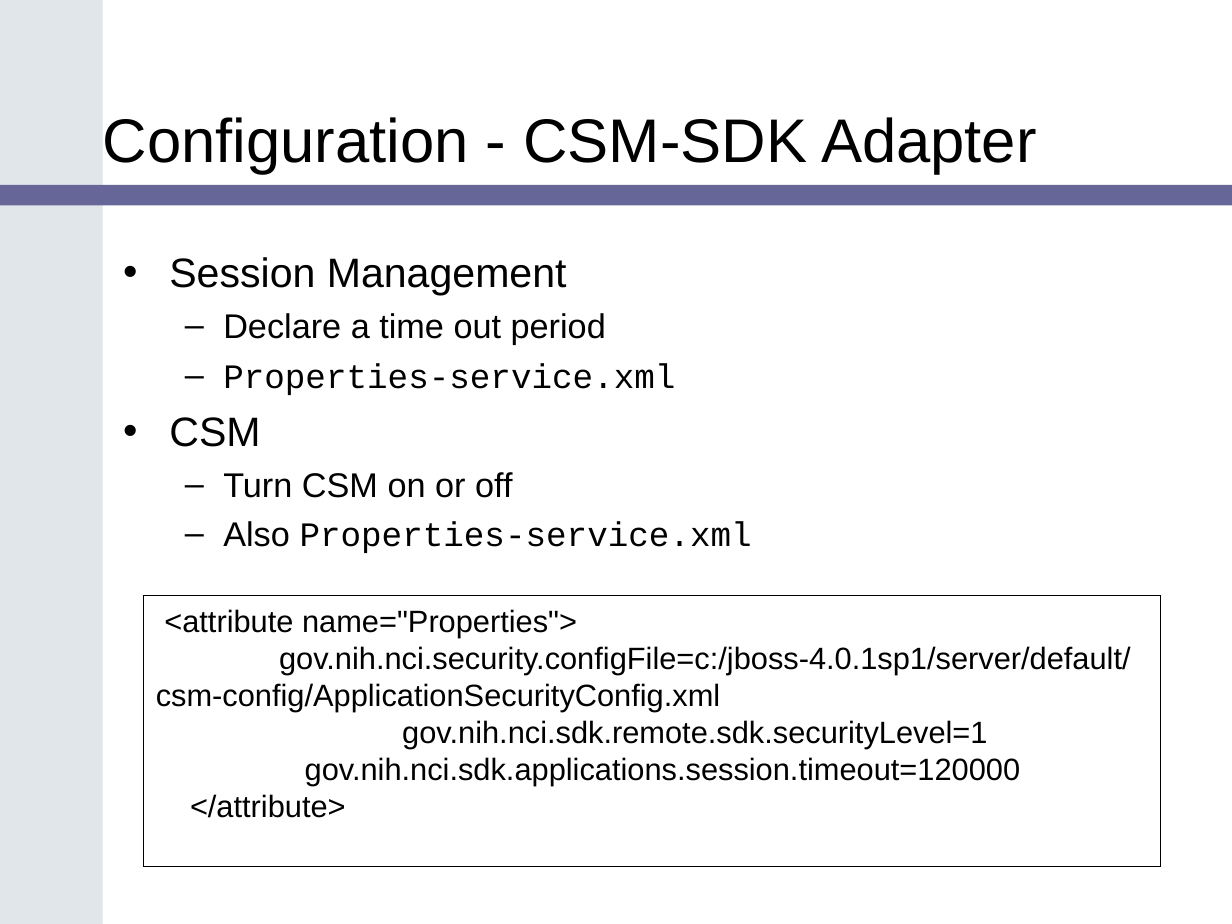
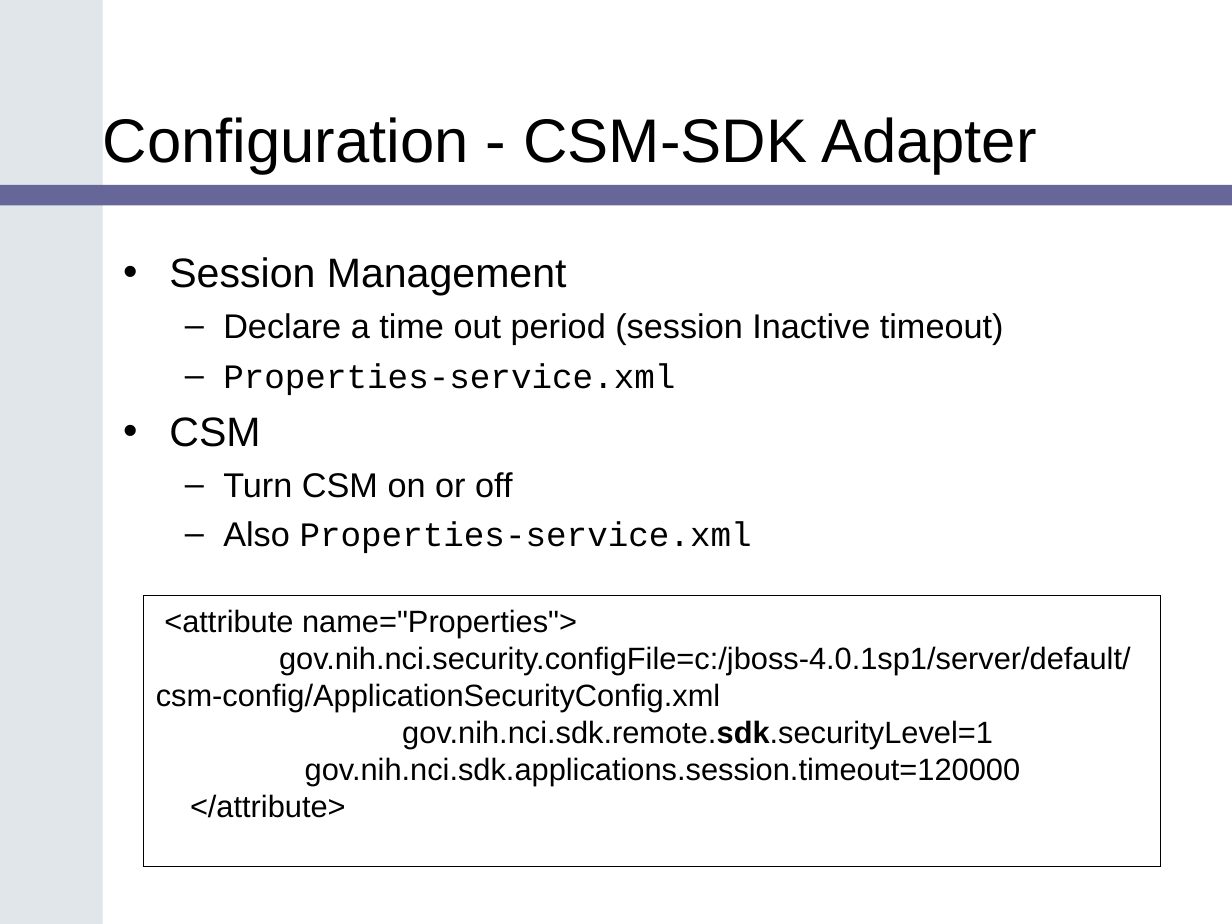
Before and after one commit to CBIIT/common-security-module-docs, a slide deck: slide 9 of Presentations/SDK_Bootcamp_CSM_v1.ppt. Drawn at 1232x924 pixels with LibreOffice and Linux fonts; fonts in the diff are those of the drawing; background and template pictures are left out. Boxes give left, top, right and bottom in pixels: in the first picture for what was removed or moved away, otherwise in the second. Text is boxed around its words. In the diff, an @@ line names an element or a change of style, - is before the commit and + after.

```diff
--- a/Presentations/SDK_Bootcamp_CSM_v1.ppt
+++ b/Presentations/SDK_Bootcamp_CSM_v1.ppt
@@ text at [223,313,1004,344]: text changed @@
-  – Declare a time out period
+  – Declare a time out period (session Inactive timeout)
@@ text in rectangle at [402,720,993,749]: bold on in "gov.nih.nci.sdk.remote.sdk.securityLevel=1" @@
```
Also in this commit, not shown: 2 other slides changed.
